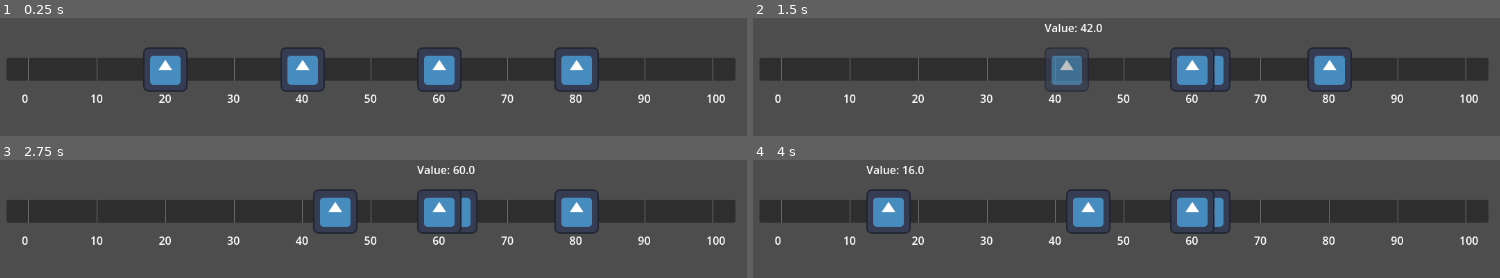
Above: before the commit, frames 1-4 (two rows, left to right).
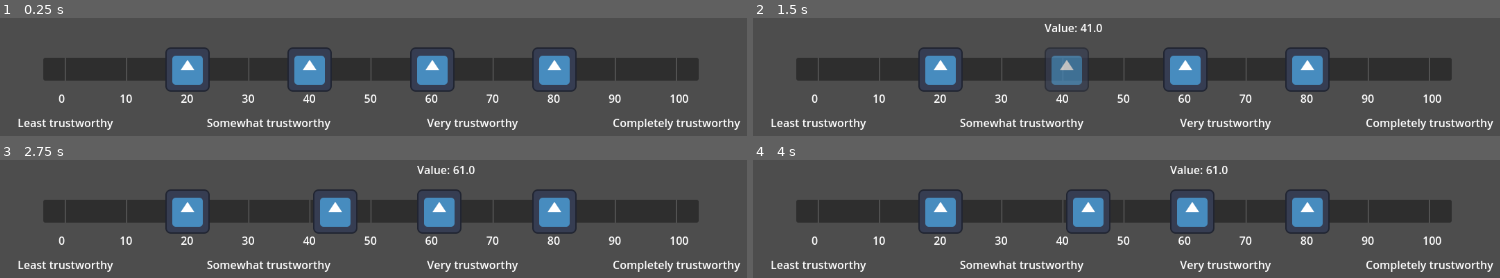
Above: after the commit, the same moments.

Repository: Jashani/decision-game
Game: Godot game, scene res://main.tscn
Two runs of this game, one before a commit and one after it. Both use one fixed random seed, a clock stepped at 60 frames per second and the inputs below. The engine's default icon, where the game draws it, is replaced by a stand-in: a white triangle on a blue panel in a dark square.
Inputs (mouse positions are in pixels of both pictures, inside the frame that each line leads up to):
- Up to frame 1 (0.25 s): no input
- Up to frame 2 (1.5 s): tap Enter at 0.5 s; drag from (917, 68) to (1208, 92) at 0.52 s; drag from (1059, 68) to (outside the picture) at 1.27 s
- Up to frame 3 (2.75 s): move the mouse to (440, 210) at 2.02 s; click (440, 210) at 2.17 s
- Up to frame 4 (4 s): tap Space at 2.75 s; drag from (1328, 210) to (887, 266) at 2.77 s; move the mouse to (outside the picture) at 3.52 s; click (outside the picture) at 3.67 s

The runs differ from the first frame. In frame 1, 12% of the frame differs, in the area x 0-100%, y 24-95%; in frame 2, 11%; in frame 3, 9.9%; in frame 4, 11%.

Commit message:
Implement bar labeling

Diff:
--- a/draggable_icons_bar.tscn
+++ b/draggable_icons_bar.tscn
@@ -12,9 +12,10 @@
 offset_bottom = 33.0
 script = ExtResource("1_phvhr")
 draggable_icon_scene = ExtResource("2_lemk1")
+text_labels = Array[String](["Least trustworthy", "Somewhat trustworthy", "Very trustworthy", "Completely trustworthy"])
 
 [node name="BarRect" type="PanelContainer" parent="Control"]
 layout_mode = 0
-offset_left = 43.0
-offset_right = 1094.0
+offset_left = 96.0
+offset_right = 1041.0
 offset_bottom = 33.0
--- a/icon_bar.gd
+++ b/icon_bar.gd
@@ -5,7 +5,7 @@
 @export var value_label_steps: int = 10  # Display labels at increments of this value (0, 10, 20...)
 @export var draggable_icon_scene: PackedScene
 @export var icon_count: int = 4
-@export var labels: Array[String] = ["Left", "Middle", "Right"]
+@export var text_labels: Array[String] = ["Left", "Middle", "Right"]
 
 @onready var bar_rect: PanelContainer = $BarRect  # This should be a PanelContainer child node
 
@@ -21,6 +21,8 @@
 var bar_x_start = 0
 var bar_x_end = 0
 
+var font = null
+
 signal icon_value_changed(icon_index, new_value)
 
 func _ready():
@@ -32,6 +34,7 @@
 		push_error("You must assign a DraggableIcon scene to the ValueBar!")
 		return
 
+	font = get_theme_default_font()
 	_set_bar_constraints()
 	_place_icons()
 
@@ -41,11 +44,26 @@
 	bar_x_start = bar_rect.position.x + padding
 	bar_x_end = bar_rect.position.x + bar_rect.size.x - padding
 
+func _equally_distanced_positions_across_bar(count, include_edges=false):
+	if include_edges:
+		count = count - 2
+
+	var _range = MAX_VALUE - MIN_VALUE
+	var jump = _range / (count + 1)
+	var positions = []
+	for i in range(count):
+		positions.append((i + 1 ) * jump)
+
+	if include_edges:
+		positions.insert(0, MIN_VALUE)
+		positions.append(MAX_VALUE)
+
+	return positions
+
 func _place_icons():
-	var _range = MAX_VALUE - MIN_VALUE
-	var jump = _range / (icon_count + 1)
-	for i in range(icon_count):
-		add_icon_at_value((i + 1) * jump)
+	var positions = _equally_distanced_positions_across_bar(icon_count)
+	for pos in positions:
+		add_icon_at_value(pos)
 
 func add_icon_at_value(value):
 	if not draggable_icon_scene:
@@ -147,19 +165,28 @@
 	)
 
 func _draw_ruler_value_text(value, pos):
-	var font = get_theme_default_font()
 	var under_the_bar = pos.y + bar_rect.size.y + icon_size / 2.0
 	draw_string(font, Vector2(pos.x - 10, under_the_bar), str(value), HORIZONTAL_ALIGNMENT_CENTER)
+
+func _draw_text_labels():
+	var positions = _equally_distanced_positions_across_bar(text_labels.size(), true)
+	for i in range(positions.size()):
+		var arbitrary_width = 300
+		var arbitrary_push_down = 100
+		var pos = _value_to_position(positions[i])
+		pos.y = pos.y + arbitrary_push_down
+		pos.x = pos.x - arbitrary_width / 2.0
+		draw_string(font, pos, text_labels[i], HORIZONTAL_ALIGNMENT_CENTER, arbitrary_width)
 
 func _draw_ruler():
 	for i in range(0, 101, value_label_steps):
 		var label_pos = _value_to_position(i)
 		_draw_ruler_tick_mark(label_pos)
 		_draw_ruler_value_text(i, label_pos)
+	_draw_text_labels()
 
 func _draw_value_over_icon():
 	var value_pos = _value_to_position(dragged_icon.value, true)
-	var font = get_theme_default_font()
 	draw_string(font, Vector2(value_pos.x - icon_size / 2.0, value_pos.y - 20.0),
 			   "Value: " + str(round(dragged_icon.value)), HORIZONTAL_ALIGNMENT_CENTER)
 
